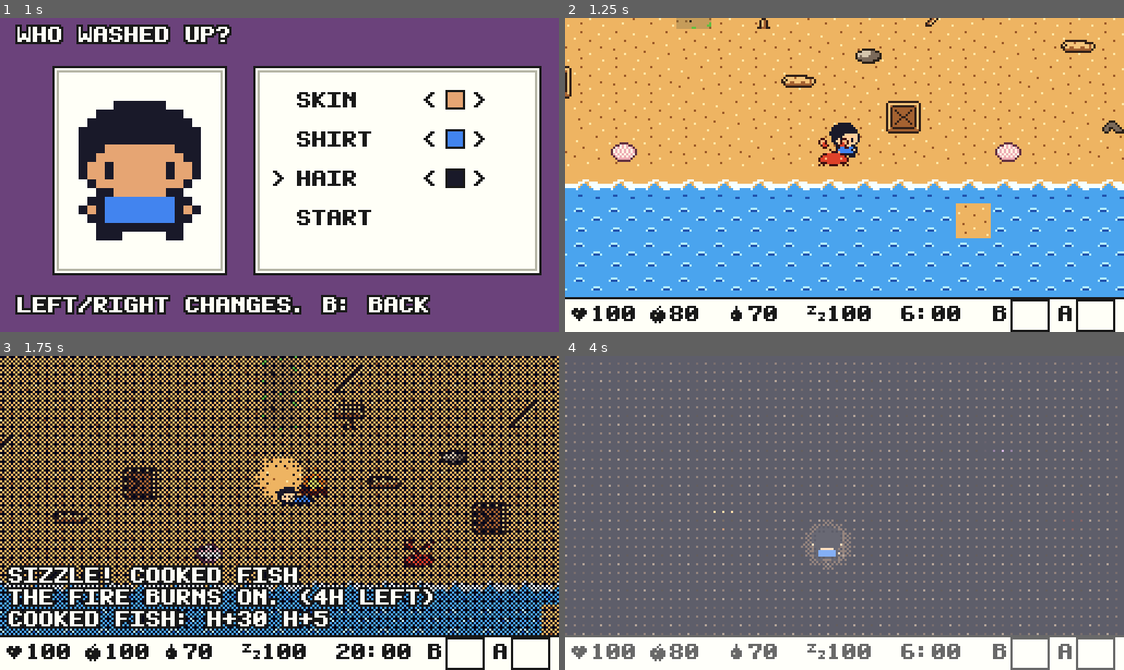
Above: before the commit, frames 1-4 (two rows, left to right).
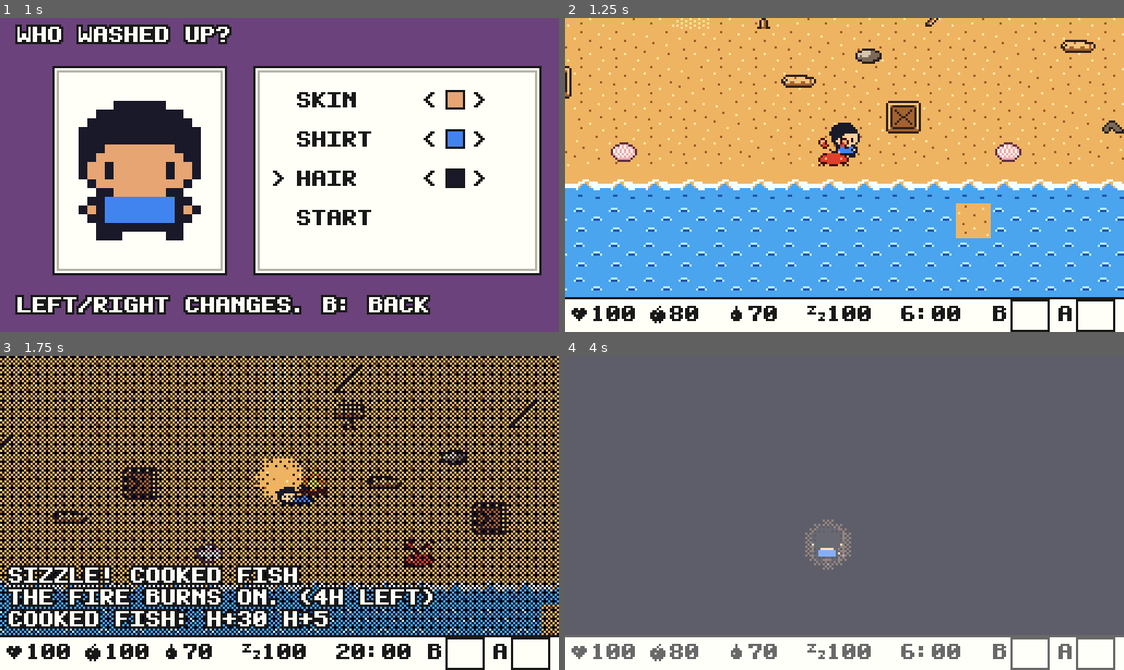
Above: after the commit, the same moments.

Repository: Teeohbee/driftwood
Game: Godot game, scene res://tests/smoke_test.tscn
Same seed, same stepped clock (60 frames per second), same inputs: the game is played once before the commit and once after it. This scene is started directly instead of the project's main scene.
Inputs:
- Up to frame 1 (1 s): tap Enter (start) at 0.5, 0.8 s; hold Right (move_right) from 0.53 s (still down); hold Z (action_a) from 0.53 s (still down); tap Space at 0.77 s
- Up to frame 2 (1.25 s): keep holding Right (move_right); keep holding Z (action_a)
- Up to frame 3 (1.75 s): release Right (move_right) at 1.28 s; release Z (action_a) at 1.28 s; hold Down (move_down) from 1.28 s (still down); tap Enter (start) at 1.35 s; tap Space at 1.52 s; tap Z (action_a) at 1.55 s
- Up to frame 4 (4 s): release Down (move_down) at 2.03 s; hold Right (move_right) 2.03-2.78 s; hold Z (action_a) 2.03-2.78 s; tap Enter (start) at 2.3, 2.75, 3.6 s; hold Up (move_up) 2.78-3.53 s; tap X (action_b) at 2.85 s; tap Space at 3.02, 3.77 s; tap Z (action_a) at 3.05 s; hold Left (move_left) from 3.53 s (still down)

Frame 1 is identical in both runs. In frame 2, 0.2% of the frame differs, in the area x 19-27%, y 0-4%; in frame 3, 0.6%; in frame 4, 5.3%, in the area x 0-99%, y 2-89%.

Commit message:
test: the item graph proves all four endings can be reached; fix beach path tiles, cave darkness, ending text placement and item icon textures

Diff:
--- a/data/item_catalog.gd
+++ b/data/item_catalog.gd
@@ -145,8 +145,15 @@
 	return item(item_id).get("cooks_into", "")
 
 
+## Textures are kept here: menus draw them in _draw(), which holds no
+## reference, so an uncached texture would be freed before it is rendered.
+static var textures_by_item := {}
+
+
 static func texture(item_id: String) -> Texture2D:
-	return load("res://art/sprites/%s.png" % sprite_for(item_id))
+	if not textures_by_item.has(item_id):
+		textures_by_item[item_id] = load("res://art/sprites/%s.png" % sprite_for(item_id))
+	return textures_by_item[item_id]
 
 
 ## Roasted mushrooms reuse the roast fruit picture; everything else has its own.
--- a/data/world_maps.gd
+++ b/data/world_maps.gd
@@ -74,11 +74,11 @@
 			"~~~~~gggggggrygggggggggg;gkggTgggggngggggggggggg2ggggggggg..~~..~~~~~~~~~~~~~~~~",
 			"~~~~~~ggggggrggggTggggBg;ggwgggggTggggogggggTggggggggggggg.~~~..~~~~~~~~~~~~~~~~",
 			"~~~~~~~gggggrggggggggogg;gggwwggggggBggggggggggggggggggggg~~~~..~~~~~~~~~~~~~~~~",
-			"~~~~......P.ry....Pww...;.P.....k.P......ww.......P..........~..~~~~~~~~~~~~~~~~",
-			"~~~~..P.....r.P.......P.;.....P.......P.......P.......P......~~~~~~~~~~:~~~~~~~~",
-			"~~~~........r...........;....................................~~~~~~~:::::::~~~~~",
-			"~~~~........r..d........;.k...........k...............s....d.~~~~~:::W:::::P:~~~",
-			"~~~~........%...........;.S....k..........s.....k............~~~~~:::::9:::::~~~",
+			"~~~~......P.ry....Pww...,.P.....k.P......ww.......P..........~..~~~~~~~~~~~~~~~~",
+			"~~~~..P.....r.P.......P.,.....P.......P.......P.......P......~~~~~~~~~~:~~~~~~~~",
+			"~~~~........r...........,....................................~~~~~~~:::::::~~~~~",
+			"~~~~........r..d........,.k...........k...............s....d.~~~~~:::W:::::P:~~~",
+			"~~~~........%...........,.S....k..........s.....k............~~~~~:::::9:::::~~~",
 			"~~~....s....r...k.......@....s.....d....................d.....~~~:::::::::::::~~",
 			"~~~~......n.r.......X......d................d........1.......~~~~~::P:::::h::~~~",
 			"~~~~.....d..r.....d...........X.....n...x....1....d.......h..~~~~~::::::h::::~~~",
--- a/scenes/ending/ending.gd
+++ b/scenes/ending/ending.gd
@@ -37,6 +37,8 @@
 	dialogue_box = DialogueBox.new()
 	add_child(dialogue_box)
 	dialogue_box.visible = false
+	# The story sits at the top so the scene below stays in view.
+	dialogue_box.position = Vector2(0, -80)
 	castaway = Sprite2D.new()
 	castaway.texture = preload("res://art/sprites/hero_down.png")
 	castaway.hframes = 2
@@ -76,7 +78,7 @@
 func _draw() -> void:
 	draw_texture(BACKGROUND_FRAMES[int(seconds / 0.6) % 2], Vector2.ZERO)
 	draw_ending_props()
-	if stage == Stage.SCENE or stage == Stage.STORY:
+	if stage == Stage.SCENE:
 		var title: String = STORIES[ending_id]["title"]
 		PixelFont.draw_outlined_text(self, title, Vector2((256 - PixelFont.text_width(title)) / 2, 8), Palettes.sprite_color("logo", 1), UiDraw.ink())
 	if stage == Stage.CREDITS:
--- a/scenes/world/world.gd
+++ b/scenes/world/world.gd
@@ -547,7 +547,7 @@
 func update_night() -> void:
 	var darkness := 0.0
 	if WorldMaps.map_data(map_id)["is_dark"]:
-		darkness = 0.95
+		darkness = 1.0
 	else:
 		darkness = NightOverlay.DARKNESS_FOR_STEP[save.clock.darkness_step()]
 		if save.clock.weather() == "storm" and darkness < 0.3:
--- /dev/null
+++ b/tests/capture.gd
@@ -0,0 +1,153 @@
+extends Node
+
+## Takes screenshots of the game in a batch of set-ups, for checking the look.
+## Needs a window (headless Godot cannot render), so it runs everything in one go:
+##
+##   godot --path . tests/capture.tscn      -> build/captures/*.png (3x)
+
+const OUTPUT_FOLDER := "res://build/captures"
+const OUTPUT_SCALE := 3
+
+var game: Node
+
+
+func _ready() -> void:
+	game = get_node("/root/Game")
+	DirAccess.make_dir_recursive_absolute("user://capture_saves")
+	game.save_folder = "user://capture_saves"
+	DirAccess.make_dir_recursive_absolute(OUTPUT_FOLDER)
+	call_deferred("capture_everything")
+
+
+func capture_everything() -> void:
+	var title: Node = load("res://scenes/title/title_screen.tscn").instantiate()
+	add_child(title)
+	await seconds(2.0)
+	await snap("01_title")
+	title.queue_free()
+
+	var select: Node = load("res://scenes/save_select/save_select.tscn").instantiate()
+	add_child(select)
+	await seconds(0.3)
+	await snap("02_save_select")
+	select.look = {"skin": 2, "shirt": 1, "hair": 1}
+	select.stage = 3
+	select.big_castaway.visible = true
+	select.refresh_portraits()
+	await seconds(0.3)
+	await snap("03_look_picker")
+	select.queue_free()
+
+	var world := await new_world()
+	await seconds(0.5)
+	await snap("04_beach_morning")
+	world.say(["THE CRATES MAY HAVE WASHED UP", "FROM THE WRECK."])
+	await seconds(1.5)
+	await snap("05_dialogue")
+	world.dialogue_box.close_box()
+	world.set_mode(World.Mode.PLAY)
+
+	var save: SaveGame = world.save
+	for item_id in ["stick", "stone", "vine", "sharp_stone", "coconut", "fibre", "raw_fish", "stone_axe"]:
+		save.inventory.add(item_id, 3 if item_id == "stick" else 1)
+	save.inventory.equip("a", "stone_axe")
+	save.inventory.equip("b", "stick")
+	save.known_recipes = ["stone+stone", "coconut+sharp_stone", "sharp_stone+stick+vine"]
+	world.open_menu()
+	await seconds(0.3)
+	await snap("06_menu_items")
+	world.pause_menu.tab_index = 1
+	world.pause_menu.merge_picks = [0, 3, 2]
+	await seconds(0.2)
+	await snap("07_menu_merge")
+	world.pause_menu.tab_index = 2
+	await seconds(0.2)
+	await snap("08_menu_book")
+	world.pause_menu.tab_index = 3
+	world.visited_screens = {"1,4": true, "2,4": true, "1,3": true, "2,3": true, "0,4": true}
+	await seconds(0.2)
+	await snap("09_menu_map")
+	world.pause_menu.close()
+
+	world.save.set_state("overworld", Vector2i(25, 37), "piece", "campfire")
+	world.save.set_state("overworld", Vector2i(25, 37), "burns_until", 99999.0)
+	world.add_thing("campfire", Vector2i(25, 37))
+	world.refresh_thing_looks()
+	save.clock.total_minutes = 21 * 60 + 30
+	await seconds(0.4)
+	await snap("10_night_campfire")
+
+	save.clock.total_minutes = 10 * 60
+	world.player.place_at(Vector2(30 * 16 + 8, 29 * 16 + 14))
+	await seconds(0.4)
+	await snap("11_home_meadow")
+	for item_id in ["wood", "stone", "leaf", "fibre"]:
+		save.inventory.add(item_id, 9)
+	save.inventory.grow_to(16)
+	Building.place(world, "workbench", Vector2i(32, 28))
+	for x in range(28, 32):
+		Building.place(world, "wall", Vector2i(x, 27))
+	Building.place(world, "bed", Vector2i(28, 28))
+	Building.place(world, "floor", Vector2i(29, 28))
+	world.builder.open_for(Vector2i(31, 30))
+	await seconds(0.4)
+	await snap("12_build_mode")
+	world.builder.close()
+
+	world.player.place_at(Vector2(12 * 16 + 8, 12 * 16 + 14))
+	await seconds(0.4)
+	await snap("13_jungle")
+	world.player.place_at(Vector2(53 * 16 + 8, 9 * 16 + 14))
+	await seconds(0.4)
+	await snap("14_hilltop")
+	world.player.place_at(Vector2(72 * 16 + 8, 12 * 16 + 14))
+	await seconds(0.4)
+	await snap("15_ruins_islet")
+
+	save.inventory.add("torch")
+	save.inventory.equip("b", "torch")
+	await world.go_through_door("cave", Vector2i(23, 21), Vector2i.UP)
+	await seconds(0.5)
+	await snap("16_cave_torch")
+	world.player.place_at(Vector2(38 * 16 + 8, 5 * 16 + 14))
+	world.check_room_change()
+	await seconds(0.8)
+	await snap("17_guardian_room")
+
+	await world.go_through_door("overworld", Vector2i(37, 12), Vector2i.DOWN)
+	save.clock.total_minutes += DayClock.MINUTES_PER_DAY * 21
+	world.on_new_day()
+	await seconds(0.5)
+	await snap("18_winter_season_card")
+	await seconds(2.5)
+	await snap("19_winter")
+	world.queue_free()
+
+	Endings.pending_ending = "sail"
+	var ending: Node = load("res://scenes/ending/ending.tscn").instantiate()
+	add_child(ending)
+	await seconds(4.0)
+	await snap("20_ending_sail")
+	ending.queue_free()
+	print("Captures written to build/captures")
+	get_tree().quit()
+
+
+func new_world() -> World:
+	game.new_game(0, {"skin": 0, "shirt": 0, "hair": 0})
+	game.current.set_flag("intro_done")
+	var world: World = load("res://scenes/world/world.tscn").instantiate()
+	add_child(world)
+	await get_tree().process_frame
+	return world
+
+
+func seconds(duration: float) -> void:
+	await get_tree().create_timer(duration).timeout
+
+
+func snap(capture_name: String) -> void:
+	await RenderingServer.frame_post_draw
+	var image := get_viewport().get_texture().get_image()
+	image.resize(image.get_width() * OUTPUT_SCALE, image.get_height() * OUTPUT_SCALE, Image.INTERPOLATE_NEAREST)
+	image.save_png("%s/%s.png" % [OUTPUT_FOLDER, capture_name])
--- /dev/null
+++ b/tests/capture.tscn
@@ -0,0 +1,6 @@
+[gd_scene load_steps=2 format=3]
+
+[ext_resource type="Script" path="res://tests/capture.gd" id="1"]
+
+[node name="Capture" type="Node"]
+script = ExtResource("1")
--- a/tests/smoke_test.gd
+++ b/tests/smoke_test.gd
@@ -10,7 +10,7 @@
 
 ## A script error skips the checks after it instead of failing them,
 ## so the run also fails unless every check reported in.
-const EXPECTED_CHECK_COUNT := 62
+const EXPECTED_CHECK_COUNT := 66
 const TEST_SAVE_FOLDER := "user://test_saves"
 
 var failures: Array[String] = []
@@ -35,6 +35,7 @@
 	check_meters()
 	check_map_gates()
 	check_save_round_trip()
+	check_every_ending_can_be_reached()
 	await check_scene_runs("res://scenes/title/title_screen.tscn", "title screen")
 	await check_scene_runs("res://scenes/save_select/save_select.tscn", "save select")
 	await check_world_walks_and_gathers()
@@ -213,6 +214,96 @@
 			if not is_closed:
 				todo.append(next)
 	return seen
+
+
+## Works out everything a player could ever get, starting empty-handed on the
+## beach: what they can reach depends on their tools, and new tools come from
+## what they can reach. Then checks each ending's needs are in that set.
+func check_every_ending_can_be_reached() -> void:
+	var have := obtainable_items()
+	expect(have.has("stone_axe") and have.has("stone_pick") and have.has("torch"), "first tools can be made from the beach and jungle")
+	expect(have.has("claw_pick") and have.has("copper"), "the guardian's claw leads to copper")
+	expect(have.has("wire") and have.has("battery"), "the radio parts can be made")
+	var beacon_ok := ["wood", "hardwood", "resin"].all(func(item_id: String) -> bool: return have.has(item_id))
+	var boat_ok := ["hardwood", "rope", "cloth", "copper"].all(func(item_id: String) -> bool: return have.has(item_id))
+	expect(beacon_ok and boat_ok and have.has("fibre") and have.has("leaf"), "the beacon, the sailboat and a bed can be built")
+
+
+func obtainable_items() -> Dictionary:
+	var have := {}
+	var changed := true
+	while changed:
+		changed = false
+		var closed := []
+		if not has_tool(have, "knife", 1):
+			closed.append("vines")
+		if not has_tool(have, "pick", 1):
+			closed.append("boulder")
+		if not has_tool(have, "pick", 2):
+			closed.append("great_boulder")
+		var reachable := reachable_cells(closed)
+		var gains := []
+		var can_raft := have.has("driftwood") and have.has("rope")
+		for map_id in ["overworld", "cave"]:
+			var is_cave: bool = map_id == "cave"
+			if is_cave and not have.has("torch"):
+				continue
+			for row in WorldMaps.height_of(map_id):
+				for column in WorldMaps.width_of(map_id):
+					var cell := Vector2i(column, row)
+					var on_islet: bool = map_id == "overworld" and column >= 64
+					if map_id == "overworld" and not reachable.has(cell) and not (on_islet and can_raft):
+						continue
+					gains.append_array(gains_from_thing(WorldMaps.thing_at(map_id, cell), have))
+					var creature := WorldMaps.creature_at(map_id, cell)
+					if creature != "":
+						gains.append_array(Creature.CREATURES[creature]["drops"].keys())
+					if WorldMaps.thing_at(map_id, cell) == "crate":
+						gains.append_array(WorldMaps.map_data(map_id)["crates"].get(cell, []))
+		if have.has("coconut_cup"):
+			gains.append_array(["cup_water", "cup_seawater"])
+		if have.has("pearl"):
+			for reward in Hermit.PEARL_REWARDS:
+				gains.append(reward[0])
+		if have.has("copper_ore") and have.has("clay") and have.has("stone"):
+			gains.append("copper")
+		for item_id in have.keys():
+			if ItemCatalog.cooks_into(item_id) != "":
+				gains.append(ItemCatalog.cooks_into(item_id))
+		for recipe in RecipeBook.RECIPES:
+			if recipe["ingredients"].all(func(item_id: String) -> bool: return have.has(item_id)):
+				gains.append(recipe["result"])
+				if recipe.has("leaves"):
+					gains.append(recipe["leaves"])
+		for item_id in gains:
+			if not have.has(item_id):
+				have[item_id] = true
+				changed = true
+	return have
+
+
+func has_tool(have: Dictionary, kind: String, tier: int) -> bool:
+	for item_id in have:
+		if ItemCatalog.tool_kind(item_id) == kind and ItemCatalog.tool_tier(item_id) >= tier:
+			return true
+	return false
+
+
+func gains_from_thing(kind: String, have: Dictionary) -> Array:
+	if kind == "":
+		return []
+	var info := ThingCatalog.thing(kind)
+	var gains := []
+	if info.has("pickup"):
+		gains.append(info["pickup"]["item"])
+	if info.has("harvest"):
+		gains.append(info["harvest"]["item"])
+		gains.append(info["harvest"].get("otherwise", info["harvest"]["item"]))
+	for action in ThingCatalog.tool_actions(kind):
+		if has_tool(have, action["kind"], action["tier"]):
+			gains.append_array(action["gives"].keys())
+			gains.append_array(action.get("bonus", {}).keys())
+	return gains
 
 
 func check_save_round_trip() -> void:
